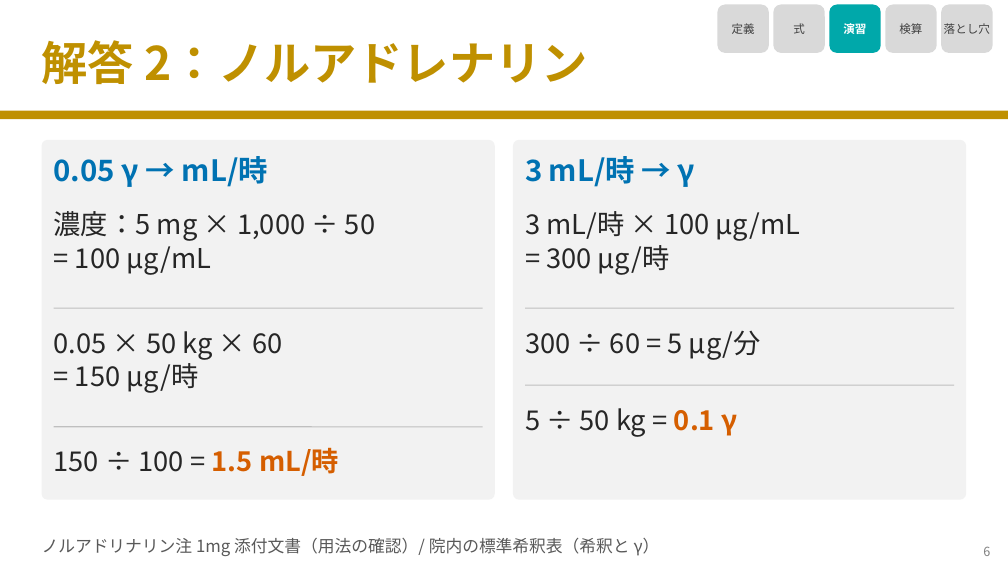
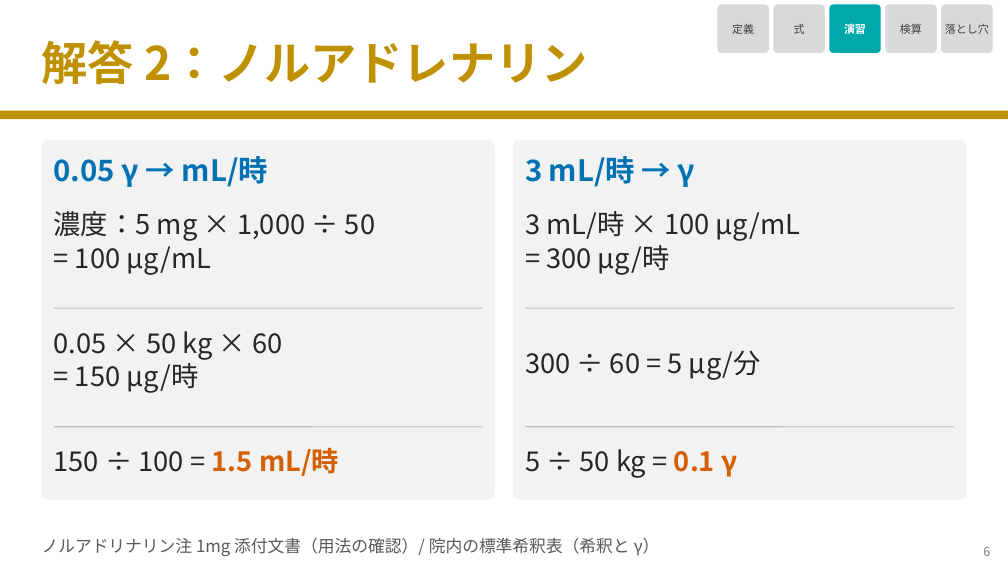
Before and after one commit to nobumitsu-3141/Anes-lecture, a slide deck: slide 7 of slides/3-10_gamma_calculation/3-10_gamma_calculation.pptx. Drawn at 1008x567 pixels with LibreOffice and Linux fonts; fonts in the diff are those of the drawing. Boxes give left, top, right and bottom in pixels: in the first picture for what was removed or moved away, otherwise in the second. Text is boxed around its words. In the diff, an @@ line names an element or a change of style, - is before the commit and + after.

```diff
--- a/slides/3-10_gamma_calculation/3-10_gamma_calculation.pptx
+++ b/slides/3-10_gamma_calculation/3-10_gamma_calculation.pptx
@@ size 11 to 10.5 pt; proportions changed in 5 elements at box(718, 5, 769, 53), box(774, 5, 825, 53), box(830, 5, 881, 53), box(885, 5, 937, 53), box(941, 5, 993, 53) @@
@@ text "300 ÷ 60 = 5 ...": place and size @@
-text "300 ÷ 60 = 5 ..." at box(525, 331, 761, 360)
+text "300 ÷ 60 = 5 ..." at box(525, 351, 761, 380)
@@ text "5 ÷ 50 kg = ...": place and size @@
-text "5 ÷ 50 kg = ..." at box(525, 408, 737, 437)
+text "5 ÷ 50 kg = ..." at box(525, 449, 737, 478)
@@ line moved from (526, 385) - (954, 385) to (526, 426) - (954, 426) @@
```
Also in this commit, not shown: 9 other slides changed, 3 other files.
